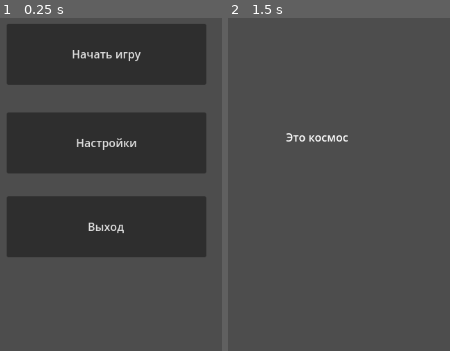
Above: before the commit, frames 1-2 (left to right).
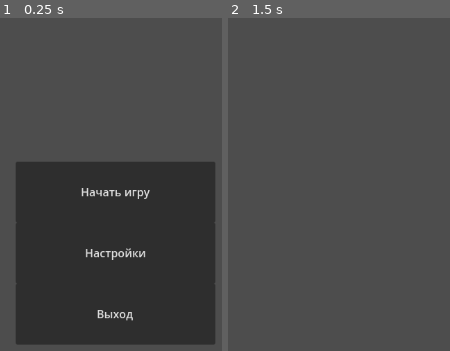
Above: after the commit, the same moments.

Repository: BrightKii/Space-Adventure
Game: Godot game, scene res://main_menu.tscn
The game is run twice, just before and just after one commit, with the same random seed, the same clock (stepped at 60 frames per second) and the same inputs. The project has no main scene, so this scene is started directly.
Inputs:
- Up to frame 1 (0.25 s): no input
- Up to frame 2 (1.5 s): click "Начать игру" at 0.5 s; tap Enter at 1.25 s

The runs differ from the first frame. In frame 1, 60% of the frame differs, in the area x 3-97%, y 1-98%; in frame 2, 0.4%.

Commit message:
Обновление основных окон
Немного исправил расоположение кнопок в главном меню, также начал работать над созданием игрового пространства. Пока в основном окне space создана фигура персонажа без спрайта и подготовка к бесконечному заднему фону

Diff:
--- a/main_menu.tscn
+++ b/main_menu.tscn
@@ -6,24 +6,24 @@
 script = ExtResource("1_kmg73")
 
 [node name="Start" type="Button" parent="."]
-offset_left = 432.0
-offset_top = 144.0
-offset_right = 720.0
-offset_bottom = 232.0
+offset_left = 445.0
+offset_top = 343.0
+offset_right = 733.0
+offset_bottom = 431.0
 text = "Начать игру"
 
 [node name="Settings" type="Button" parent="."]
-offset_left = 432.0
-offset_top = 272.0
-offset_right = 720.0
-offset_bottom = 360.0
+offset_left = 445.0
+offset_top = 431.0
+offset_right = 733.0
+offset_bottom = 519.0
 text = "Настройки"
 
 [node name="Exit" type="Button" parent="."]
-offset_left = 432.0
-offset_top = 393.0
-offset_right = 720.0
-offset_bottom = 481.0
+offset_left = 445.0
+offset_top = 519.0
+offset_right = 733.0
+offset_bottom = 607.0
 text = "Выход
 "
 
--- a/space.tscn
+++ b/space.tscn
@@ -1,12 +1,15 @@
-[gd_scene format=3 uid="uid://c4utproqfxo80"]
+[gd_scene load_steps=2 format=3 uid="uid://c4utproqfxo80"]
+
+[sub_resource type="CapsuleShape2D" id="CapsuleShape2D_jp55k"]
 
 [node name="Space" type="Node2D"]
 
-[node name="Label" type="Label" parent="."]
-offset_left = 488.0
-offset_top = 296.0
-offset_right = 615.0
-offset_bottom = 319.0
-text = "Это космос"
-horizontal_alignment = 1
-vertical_alignment = 1
+[node name="Ship" type="CharacterBody2D" parent="."]
+
+[node name="CollisionShape2D" type="CollisionShape2D" parent="Ship"]
+position = Vector2(544, 496)
+shape = SubResource("CapsuleShape2D_jp55k")
+
+[node name="ParallaxBackground" type="ParallaxBackground" parent="."]
+
+[node name="ParallaxLayer" type="ParallaxLayer" parent="ParallaxBackground"]
Binary file added: Space Assets/parallax-space-backgound.png
Not shown, added: Space Assets/parallax-space-backgound.png.import
Binary file added: Space Assets/parallax-space-big-planet.png
Not shown, added: Space Assets/parallax-space-big-planet.png.import
Binary file added: Space Assets/parallax-space-far-planets.png
Not shown, added: Space Assets/parallax-space-far-planets.png.import
Binary file added: Space Assets/parallax-space-ring-planet.png
Not shown, added: Space Assets/parallax-space-ring-planet.png.import
Binary file added: Space Assets/parallax-space-stars.png
Not shown, added: Space Assets/parallax-space-stars.png.import
